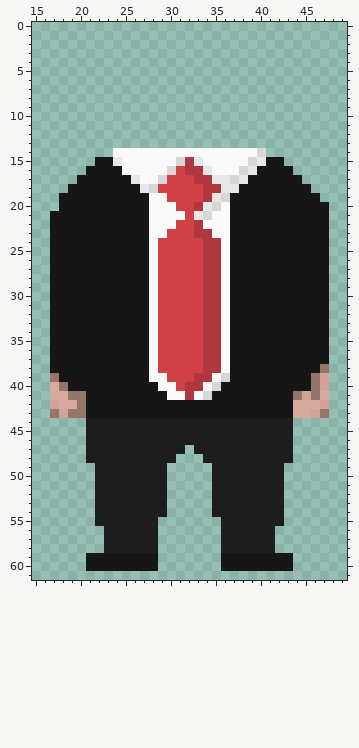
Edited in one commit: pixel-art sprite (assets/yakuza.png). The picture above is the old version.
The file is 64x64 pixels. Colours within 5 levels of each other are drawn and written as one. Shown: x 15..49, y 0..61.
Now the later version:
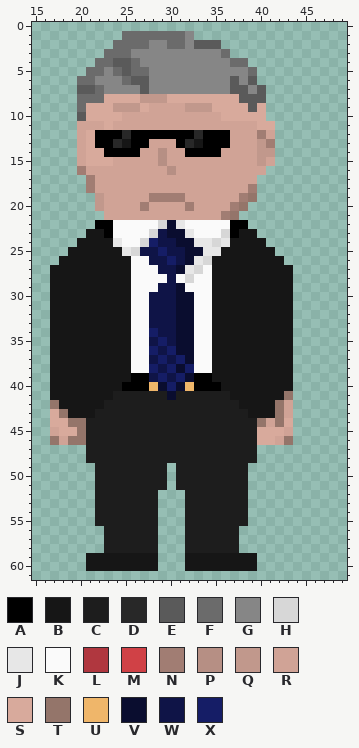
Palette (. is transparent): A #000000  B #161616  C #1d1d1d  D #282828  E #5a5a5a  F #6b6b6b  G #868686  H #d7d7d7  J #e7e7e7  K #fafafa  L #b0373f  M #d04146  N #a17d73  P #b68f84  Q #c1988c  R #d0a396  S #d8aa9c  T #94756a  U #efb66a  V #0a0d2f  W #0f1447  X #151d66
The exact change:
Changed rows in their new state; - is an unchanged pixel.
first column x 17:
 1 --------FFFFFFFG---------------
 2 -------FFFFGGFFGEEE------------
 3 ------FFFGGGGGGGGGGF-----------
 4 -----FFEEFGGGGGGGGGGFF---------
 5 ----FFGFEFFGGGGGGGGGGGF--------
 6 ---FFGGGFEEGGGGGGGGGEGE--------
 7 ---EEFGGGGEGGGGGGGGGEEGE-------
 8 ---FFFSSSSQQQSSSSSSSSEEE-------
 9 ---FSSSQQQSRRRRQQQSSSSES-------
10 ---ESSSSRRRRRRRRRRRSSSSS-------
11 ---RRRSRRRRRRRRRRRRRRRRSS------
12 ---RSAAADAAAAAAADAAARRRNR------
13 ---RSAADBAARRRADBAAARRRQN------
14 ---RSSAAAARRPRRAAAARRRRQQ------
15 ---RSSSRRRRRPRRRRRRRRRRQR.-----
16 ---NRRRRRRRRRPRRRRRRRRRR...----
17 ---.NRRRRRRRRRRRRRRRRRR.....---
18 --..NRRRRRRRRRRRRRRRRRN......--
19 -....QRRRRRNNNNRRRRRRNT.......-
20 -....QRRRRNRRRRNRRRRNT.........
21 ......RRRRRRRRRRRRRNT..........
22 .....AAKKKK-HVJKK---AA.........
23 ....--AKKKKHWVVJKK-HA--........
24 ...----JKKHXWWVVJJHJ----.......
25 ..------JHWWXWWVVJJB-----......
26 .--------KKWWXWVJHBB------.....
27 ---------KK-WWVJHKBB-------....
28 ---------KK-KWKHKKBB-------....
29 ---------KK-WWVKKKBB-------....
30 ---------KKWWWVVKKBB-------....
31 ---------KKWWWVVKKBB-------....
32 ---------KKWWWVVKKBB-------....
33 ---------KKWWWVVKKBB-------....
34 ---------KKXWWVVKKBB-------....
35 ---------KKWXWVVKKBB-------....
36 ---------KKXWXVVKKBB-------....
37 ---------KKWXWXVKKBB-------....
38 ---------KKXWXVXKKBB-------....
39 B--------AAWXWXVAABB-------....
40 BB------AAAUVXVUAAA--------....
41 BBBB---CCCCCCVCCCCCC------T....
42 TBBB--CCCCCCCCCCCCCCC----TR....
43 STBB-CCCCCCCCCCCCCCCCC---TR....
44 SSTT-------------------TRTS----
45 RSST-------------------SSSR----
46 TRTT-------------------SSRT----
47 ---------------C-------....----
48 --------------CCC------....----
49 --------------CCCC----....-----
50 --------------CCCC----....-----
51 --------------CCCC----....-----
52 ------------.--CCC----....-----
53 ------------.--CCC----....-----
54 ------------.--CCC----....-----
55 ---------------CCCC---....-----
56 ---------------CCCC--....------
57 ---------------CCCC--....------
58 ---------------CCCC--....------
59 ---------------BBBB----....----
60 ---------------BBBB----....----
